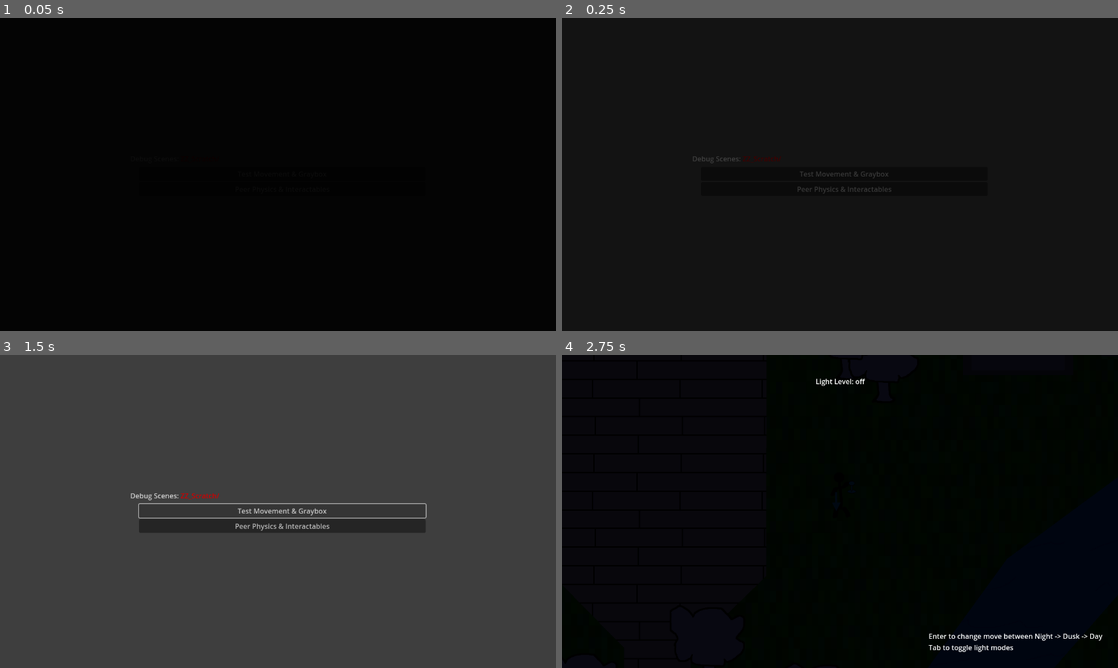
Above: before the commit, frames 1-4 (two rows, left to right).
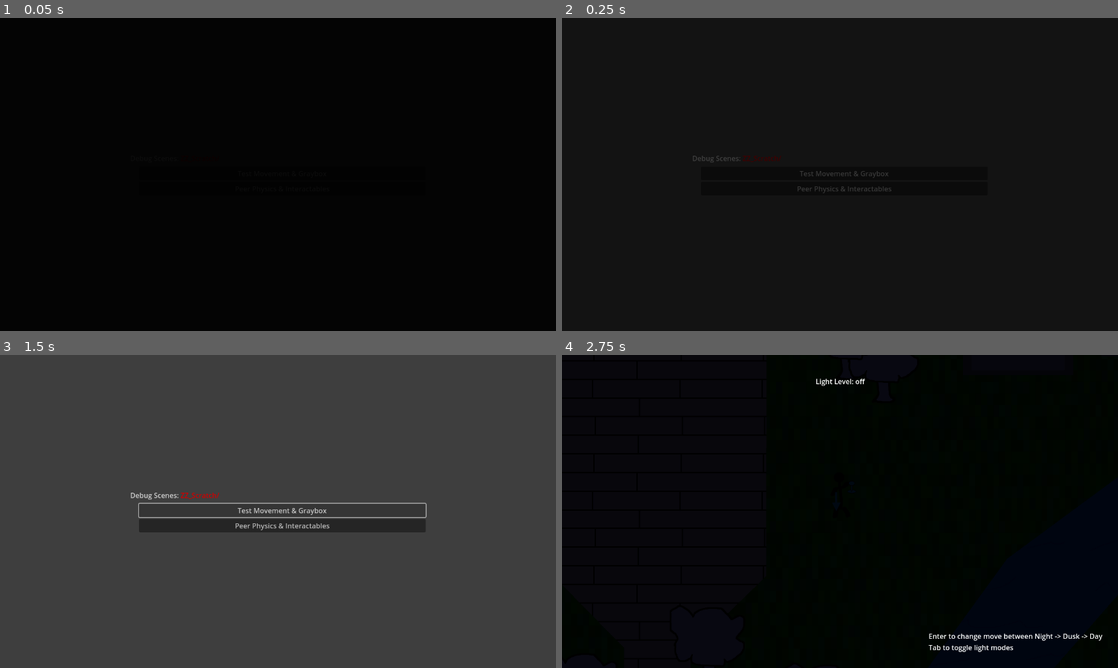
Above: after the commit, the same moments.

Repository: Small-Loan-Studio/TGO
Game: Godot game, scene res://Scenes/Driver.tscn
Same seed, same stepped clock (60 frames per second), same inputs: the game is played once before the commit and once after it.
Inputs (mouse positions are in pixels of both pictures, inside the frame that each line leads up to):
- Up to frame 1 (0.05 s): no input
- Up to frame 2 (0.25 s): no input
- Up to frame 3 (1.5 s): tap Enter (ui_accept) at 0.5, 0.77 s; move the mouse to (400, 495) at 0.52 s; hold Right (right) 0.53-1.25 s; tap E (interact) at 0.6 s; click (400, 495) at 0.67 s; click "Test Movement & Graybox" at 1.25 s
- Up to frame 4 (2.75 s): move the mouse to (728, 527) at 2.02 s; hold Down (down) from 2.03 s (still down); tap E (interact) at 2.1 s; tap Enter (ui_accept) at 2.27 s

The runs differ from the first frame. In frame 2, less than 0.1% of the frame differs, in the area x 23-60%, y 44-56%; in frame 3, 0.8%, in the area x 23-77%, y 44-57%; in frame 4, nothing differs.

Commit message:
docs and lint

Diff:
--- a/Scenes/Driver.tscn
+++ b/Scenes/Driver.tscn
@@ -46,7 +46,9 @@
 anchor_top = 0.5
 anchor_bottom = 0.5
 offset_left = 300.0
+offset_top = -1.0
 offset_right = -300.0
+offset_bottom = -1.0
 size_flags_horizontal = 4
 
 [node name="GameWorld" type="Node" parent="."]
--- a/Scripts/Devin.gd
+++ b/Scripts/Devin.gd
@@ -19,6 +19,9 @@
 func _set_editor_hide_lamp(new_v: bool) -> void:
 	editor_hide_lamp_sensors = new_v
 	if Engine.is_editor_hint():
+		# Reaching into the lamp here is bad practice. Letting it slide because this is
+		# only ever run in the editor so it didn't make a ton of sense to expose this
+		# as a configuration on the Lamp that could be more broadly used.
 		$Lamp/Beam.visible = !editor_hide_lamp_sensors
 		$Lamp/Beam2.visible = !editor_hide_lamp_sensors
 		$Lamp/Beam3.visible = !editor_hide_lamp_sensors
--- a/Scripts/Menu/DebugMenu.gd
+++ b/Scripts/Menu/DebugMenu.gd
@@ -1,9 +1,9 @@
 class_name DebugMenu
 extends Control
 
+signal request_load(path: String)
+
 @onready var _button_container := %ButtonContainer
-
-signal request_load(path: String)
 
 func _ready() -> void:
 	var scene_dict := ScratchScenes.get_scenes()
--- a/ZZ_Scratch/ScratchScenes.gd
+++ b/ZZ_Scratch/ScratchScenes.gd
@@ -6,5 +6,15 @@
 	"Peer Physics & Interactables": "res://ZZ_Scratch/PeerPhysics/PeerPhysics.tscn",
 }
 
+## Returns a dictionary that is String->String.[br]
+## [br]
+## The keys are a UI-friendly description of the scene and the values are
+## the resource path that should be loaded.[br]
+## [br]
+## Each scene should be fully self-contained as a debug environment and the
+## expectation is that we can just load -> instantiate it and add it to the
+## game's scene tree.[br]
+## [br]
+## For details of how this works see Driver.request_debug_load
 static func get_scenes() -> Dictionary:
 	return SCENES
